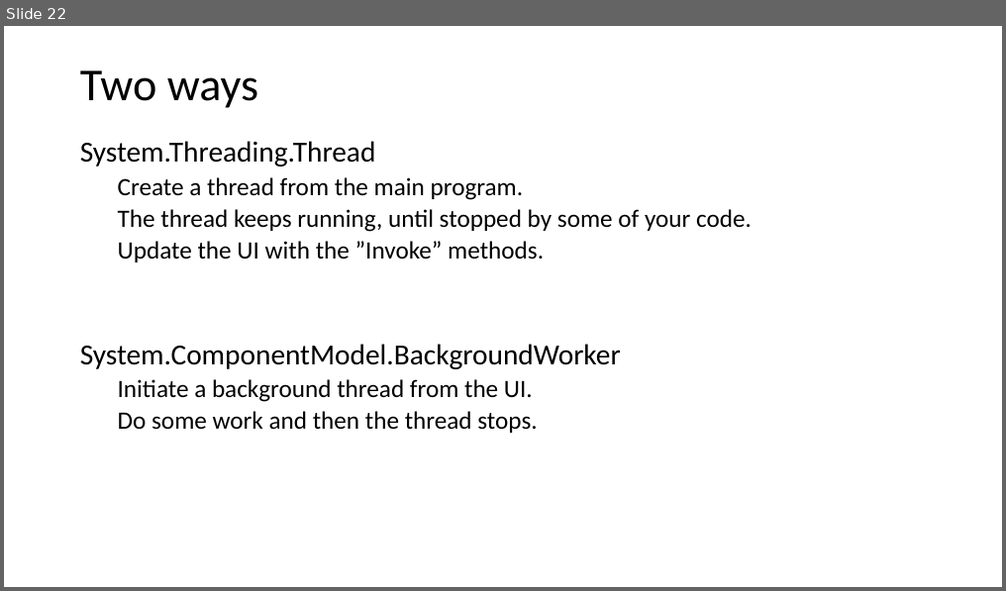
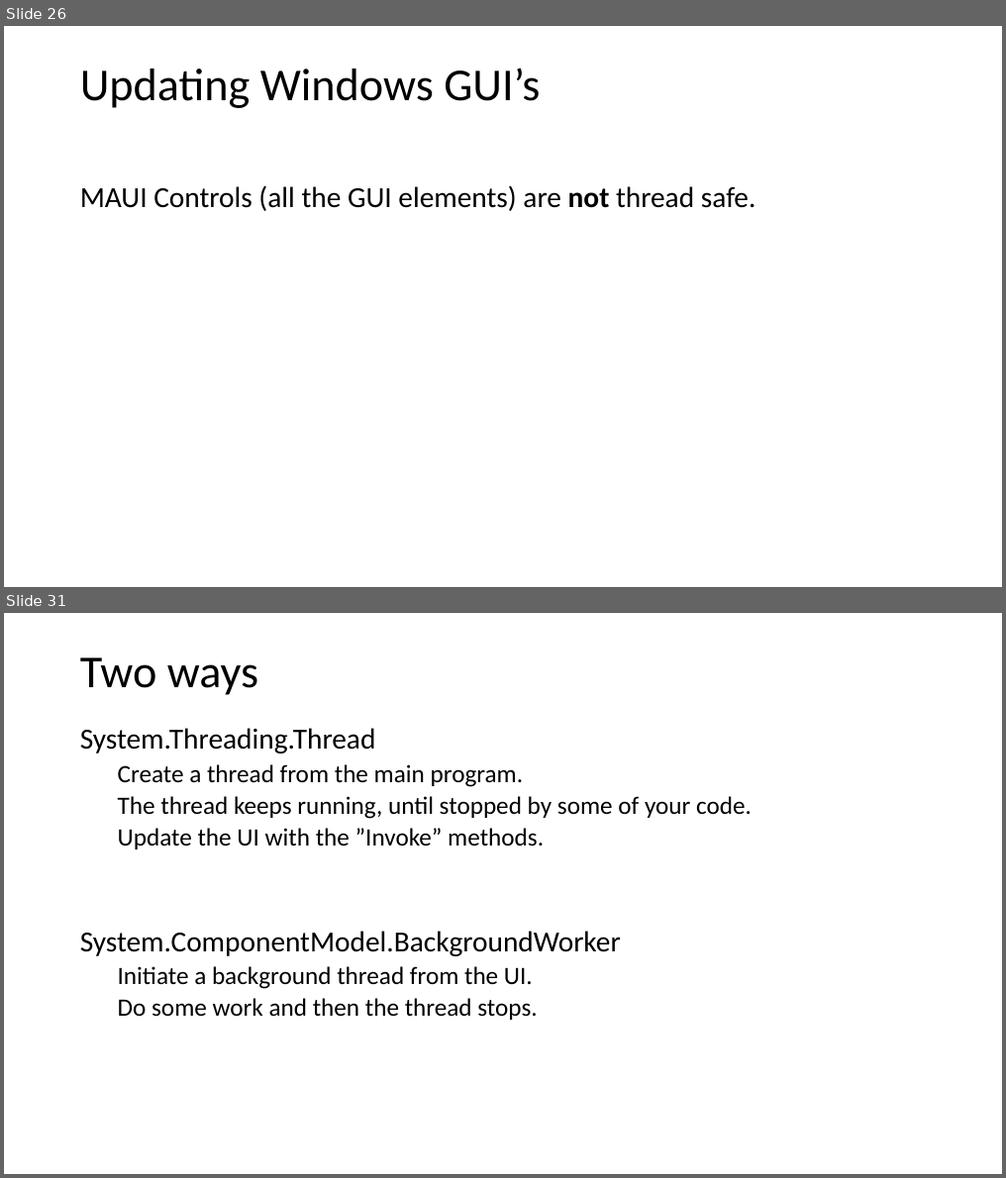
Before and after one commit to codesmurf/st3its3_teaching, a slide deck: 05 Thread Synchronization 1/Thread Synchronization.pptx. Shown one above the other, each under a label of ours: slide 22 before the commit, slides 26 and 31 after it; the slides between them are not shown. The pictures are 1006x591 and 1006x1178 pixels, drawn with LibreOffice and Linux fonts; fonts in the diff are those of the drawing. Boxes give left, top, right and bottom in pixels: in the first picture for what was removed or moved away, otherwise in the second. Text is boxed around its words. In the diff, an @@ line names an element or a change of style, - is before the commit and + after.

Commit message:
Updates to Thread sync slides

```diff
--- a/05 Thread Synchronization 1/Thread Synchronization.pptx
+++ b/05 Thread Synchronization 1/Thread Synchronization.pptx
@@ slide 26 added at [4, 26, 1002, 587], background #FFFFFF @@
@@ title added at [80, 68, 540, 108], 44 pt, text #000000 @@
+Updating Windows GUI’s
@@ text added at [80, 185, 756, 211], 28 pt, text #000000 @@
+MAUI Controls (all the GUI elements) are not thread safe.
@@ what was slide 22 is now slide 31 @@
```
Also in this commit, not shown: 11 slides changed, 11 other slides added, 1 other file.
